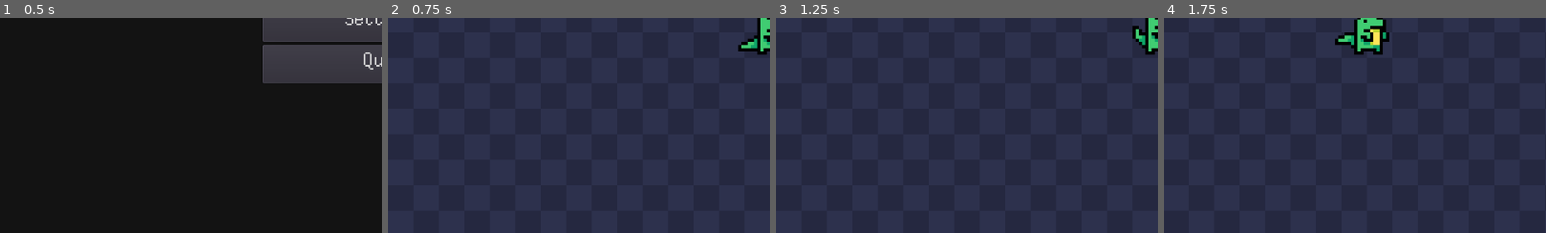
Above: before the commit, frames 1-4 (left to right).
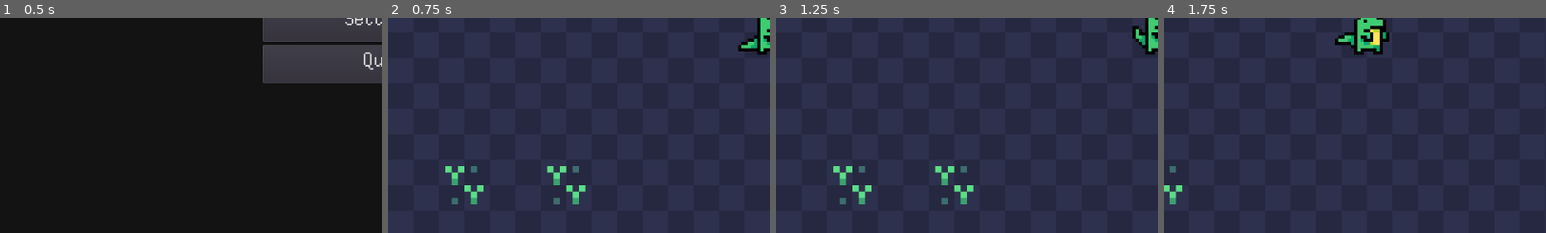
Above: after the commit, the same moments.

Repository: colinbellino/ai-and-games-2022
Game: Godot game, scene res://media/scenes/main.tscn
The game is run twice, just before and just after one commit, with the same random seed, the same clock (stepped at 60 frames per second) and the same inputs.
Inputs (mouse positions are % of the whole screen's width and height, from its top left):
- Up to frame 1 (0.5 s): no input
- Up to frame 2 (0.75 s): click "Start" at 0.5 s
- Up to frame 3 (1.25 s): no input
- Up to frame 4 (1.75 s): move the mouse to (50, 53) at 1.27 s; hold D (move_right) from 1.28 s (still down); click (50, 53) at 1.35 s
The pictures show only the part of the screen within x 0-50%, y 50-100%; the shares and areas given below are measured in that part.

Frame 1 is identical in both runs. In frame 2, 1.1% of the frame differs, in the area x 15-52%, y 68-87%; in frame 3, 1.1%; in frame 4, 0.3%.

Commit message:
Add food entities and clean up code

Diff:
--- /dev/null
+++ b/media/animations/entities/food.tres
@@ -0,0 +1,51 @@
+[gd_resource type="SpriteFrames" load_steps=7 format=2]
+
+[ext_resource path="res://media/art/entities/plant.png" type="Texture" id=1]
+
+[sub_resource type="AtlasTexture" id=10]
+atlas = ExtResource( 1 )
+region = Rect2( 0, 48, 16, 16 )
+
+[sub_resource type="AtlasTexture" id=2]
+atlas = ExtResource( 1 )
+region = Rect2( 0, 32, 16, 16 )
+
+[sub_resource type="AtlasTexture" id=4]
+atlas = ExtResource( 1 )
+region = Rect2( 0, 16, 16, 16 )
+
+[sub_resource type="AtlasTexture" id=1]
+atlas = ExtResource( 1 )
+region = Rect2( 0, 0, 16, 16 )
+
+[sub_resource type="AtlasTexture" id=9]
+atlas = ExtResource( 1 )
+region = Rect2( 0, 16, 16, 16 )
+
+[resource]
+animations = [ {
+"frames": [ SubResource( 10 ), SubResource( 10 ) ],
+"loop": true,
+"name": "activating",
+"speed": 5.0
+}, {
+"frames": [ SubResource( 2 ) ],
+"loop": true,
+"name": "asleep",
+"speed": 5.0
+}, {
+"frames": [ SubResource( 4 ) ],
+"loop": true,
+"name": "fall_asleep",
+"speed": 5.0
+}, {
+"frames": [ SubResource( 1 ) ],
+"loop": true,
+"name": "idle",
+"speed": 5.0
+}, {
+"frames": [ SubResource( 9 ) ],
+"loop": true,
+"name": "wake_up",
+"speed": 5.0
+} ]
--- a/media/scenes/entities/Emoticon.tscn
+++ /dev/null
@@ -1,6 +0,0 @@
-[gd_scene load_steps=2 format=2]
-
-[ext_resource path="res://src/entities/Emoticon.gd" type="Script" id=1]
-
-[node name="Emoticon" type="Node2D"]
-script = ExtResource( 1 )
--- a/media/scenes/entities/Entity.tscn
+++ b/media/scenes/entities/Entity.tscn
@@ -16,14 +16,13 @@
 script = ExtResource( 3 )
 
 [node name="SpriteEmote" type="Sprite" parent="."]
-unique_name_in_owner = true
+visible = false
 position = Vector2( 0, -16 )
 texture = ExtResource( 5 )
 region_enabled = true
 region_rect = Rect2( 32, 0, 16, 16 )
 
 [node name="SpriteBody" type="AnimatedSprite" parent="."]
-unique_name_in_owner = true
 frames = ExtResource( 1 )
 animation = "idle"
 
--- a/project.godot
+++ b/project.godot
@@ -53,6 +53,11 @@
 "class": "Enums",
 "language": "GDScript",
 "path": "res://src/Enums.gd"
+}, {
+"base": "Behaviour",
+"class": "FoodSource",
+"language": "GDScript",
+"path": "res://src/behaviours/FoodSource.gd"
 }, {
 "base": "Node",
 "class": "Game",
@@ -124,6 +129,7 @@
 "EntityAnimation": "",
 "EntityArea2D": "",
 "Enums": "",
+"FoodSource": "",
 "Game": "",
 "GameSettings": "",
 "Hunger": "",
--- a/src/Game.gd
+++ b/src/Game.gd
@@ -45,7 +45,7 @@
     Globals.ui_title.button_quit.connect("pressed", self, "button_quit_pressed")
     Globals.ui_debug.version_label.text = Globals.version
 
-    if Globals.settings.skip_title:
+    if Globals.settings.debug_skip_title:
         button_start_pressed()
     else:
         # Start the title
--- a/src/GameSettings.gd
+++ b/src/GameSettings.gd
@@ -6,9 +6,9 @@
 export var volume_music : float = 1.0
 export var volume_sound : float = 1.0
 export var locale : String = "en"
+export var level : int
 
 # Debug stuff
-export var skip_title : bool
-export var level : int
-export var entity_fullname : bool
-export var skip_pet_cooldown : bool
+export var debug_skip_title : bool
+export var debug_entity_fullname : bool
+export var debug_skip_cooldowns : bool
--- a/src/LDTK.gd
+++ b/src/LDTK.gd
@@ -122,7 +122,7 @@
         var entity : Entity = child
         var identifier : String = entity.get_meta("__identifier")
         var iid : String = entity.get_meta("iid")
-        if Globals.settings.entity_fullname:
+        if Globals.settings.debug_entity_fullname:
             entity.name = "%s (%s)" % [identifier, iid]
         else:
             entity.name = identifier
@@ -162,8 +162,13 @@
             names.append(behaviour_item.class)
         push_warning("List of existing behaviours: %s" % [names])
 
-static func get_behaviour_meta(entity: Entity, behaviour_name: String, meta_identifier: String):
-    return entity.get_meta("%s_%s" % [behaviour_name, meta_identifier])
+static func get_behaviour_meta(entity: Entity, behaviour_name: String, meta_identifier: String, default_value = null):
+    var key := "%s_%s" % [behaviour_name, meta_identifier]
+    if entity.has_meta(key) == false:
+        return default_value
+    return entity.get_meta(key)
 
-static func get_behaviour_value(entity: Entity, behaviour_name: String):
+static func get_behaviour_value(entity: Entity, behaviour_name: String, default_value = null):
+    if entity.has_meta(behaviour_name) == false:
+        return default_value
     return entity.get_meta(behaviour_name)
--- /dev/null
+++ b/src/behaviours/FoodSource.gd
@@ -0,0 +1,20 @@
+class_name FoodSource extends Behaviour
+
+var last_interaction : int
+var cooldown_in_ms : int = 1500
+
+func _ready() -> void:
+    entity.connect("interacted", self, "entity_interacted")
+
+func _exit_tree() -> void:
+    entity.disconnect("interacted", self, "entity_interacted")
+
+func entity_interacted(interaction_type: int) -> void:
+    if Globals.settings.debug_skip_cooldowns == false && OS.get_ticks_msec() < last_interaction + cooldown_in_ms:
+        return
+
+    if interaction_type == 0:
+        var amount : int = LDTK.get_behaviour_meta(entity, "FoodSource", "Amount", 10)
+        Globals.creature.emit_signal("fed", amount)
+
+    last_interaction = OS.get_ticks_msec()
--- a/src/behaviours/Hunger.gd
+++ b/src/behaviours/Hunger.gd
@@ -13,6 +13,8 @@
 func _ready() -> void:
     Globals.hunger = HUNTER_START
 
+    entity.connect("fed", self, "_entity_fed")
+
     hunger_timer = Timer.new()
     add_child(hunger_timer)
     hunger_timer.connect("timeout", self, "_hunger_timeout")
@@ -27,14 +29,15 @@
     emotional_impact_timer.start(EMOTION_TICKS_IN_SECONDS)
 
 func _exit_tree() -> void:
+    entity.disconnect("fed", self, "_entity_fed")
     remove_child(hunger_timer)
     remove_child(emotional_impact_timer)
 
-func _hunger_timeout():
+func _hunger_timeout() -> void:
     Globals.hunger -= 1
     # print("[HUNGER] ticked: ", Globals.hunger)
 
-func _emotional_impact_timeout():
+func _emotional_impact_timeout() -> void:
     if Globals.hunger < HUNTER_EMOTION_DAMAGE_THRESHOLD:
         Globals.emotion -= 1
         # print("[HUNGER] emotional impact: ", Globals.emotion)
@@ -43,3 +46,7 @@
         if entity._state == Enums.EntityStates.Idle:
             entity.set_meta("dead_animation", "dead_hunger")
             entity.change_state(Enums.EntityStates.Dead)
+
+func _entity_fed(amount: int) -> void:
+    Globals.hunger += amount
+    Pet.emote(entity, 26)
--- a/src/behaviours/IsCreature.gd
+++ b/src/behaviours/IsCreature.gd
@@ -4,6 +4,3 @@
     assert(Globals.creature == null, "Already one creature in the world!")
 
     Globals.creature = entity
-    # TODO: remove this
-    # Quick hack to make the creature always visible
-    Globals.creature.z_index = 99
--- a/src/behaviours/Pet.gd
+++ b/src/behaviours/Pet.gd
@@ -5,23 +5,27 @@
 
 func _ready() -> void:
     entity.connect("interacted", self, "entity_interacted")
+    entity.sprite_emote.visible = true
     entity.sprite_emote.modulate.a8 = 0
+
+func _exit_tree() -> void:
+    entity.disconnect("interacted", self, "entity_interacted")
 
 func entity_interacted(interaction_type: int) -> void:
     # Maybe later we want to queue the emotion changes, but for now a cooldown will suffice
-    if Globals.settings.skip_pet_cooldown == false && OS.get_ticks_msec() < last_interaction + cooldown_in_ms:
+    if Globals.settings.debug_skip_cooldowns == false && OS.get_ticks_msec() < last_interaction + cooldown_in_ms:
         return
 
     if interaction_type == 1:
         Globals.emotion += 1
-        emote(7)
+        emote(entity, 7)
     elif interaction_type == 0:
         Globals.emotion -= 1
-        emote(2)
+        emote(entity, 2)
 
     last_interaction = OS.get_ticks_msec()
 
-func emote(index: int) -> void:
+static func emote(entity: Entity, index: int) -> void:
     var sprite_size := 16
     var grid_size := 5
     var x := index % grid_size
@@ -31,15 +35,15 @@
 
     var original_position := entity.sprite_emote.position
 
-    var tween := create_tween()
+    var tween := entity.create_tween()
     tween.tween_property(entity.sprite_emote, "modulate:a", 1.0, 0.1)
     yield(tween, "finished")
 
-    tween = create_tween().set_loops(2)
+    tween = entity.create_tween().set_loops(2)
     tween.tween_property(entity.sprite_emote, "position:y", original_position.y + -2.0, 0.25)
     tween.tween_property(entity.sprite_emote, "position:y", original_position.y, 0.25)
     yield(tween, "finished")
 
-    tween = create_tween()
+    tween = entity.create_tween()
     tween.tween_property(entity.sprite_emote, "modulate:a", 0.0, 0.1)
     yield(tween, "finished")
--- a/src/entities/Emoticon.gd
+++ /dev/null
@@ -1,20 +0,0 @@
-extends Node2D
-
-tool
-
-#enum {MUSIC, SAD, WATER, CIRCLE, STARS, HAHA, HAPPY, DOTDOTDOT, MONEY, STAR, LIGHTBULB, BLANK, DOTDOT, RAIN, ZZ, HEARTS, DOUBLEEXCLIMATION, DOT, ?, Z, BROKENHEART, EXCLIMATION, NO, SUPRISE}
-
-
-# Declare member variables here. Examples:
-# var a: int = 2
-# var b: String = "text"
-
-
-# Called when the node enters the scene tree for the first time.
-func _ready() -> void:
-    pass # Replace with function body.
-
-
-# Called every frame. 'delta' is the elapsed time since the previous frame.
-#func _process(delta: float) -> void:
-#    pass
--- a/src/entities/Entity.gd
+++ b/src/entities/Entity.gd
@@ -16,6 +16,7 @@
 signal state_entered(new_state)
 signal state_exited(previous_state)
 signal stimulus_received(type, emiter)
+signal fed(amount)
 
 func _process(_delta: float):
     if _state == Enums.EntityStates.Idle:
Not shown, changed: media/maps/world_0.ldtk
